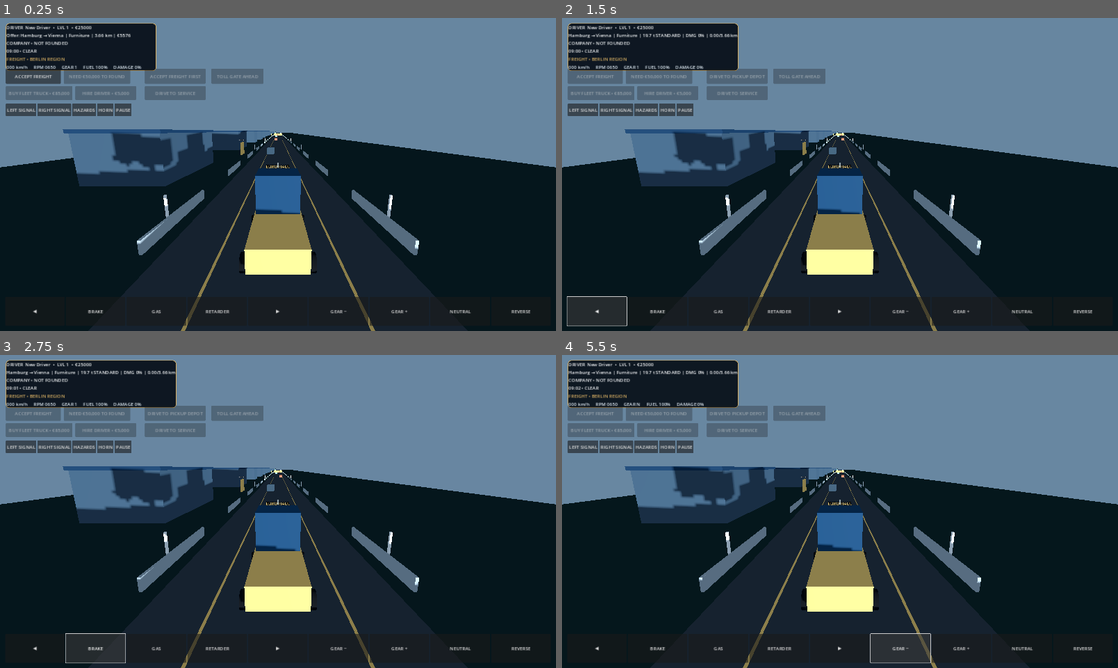
Above: before the commit, frames 1-4 (two rows, left to right).
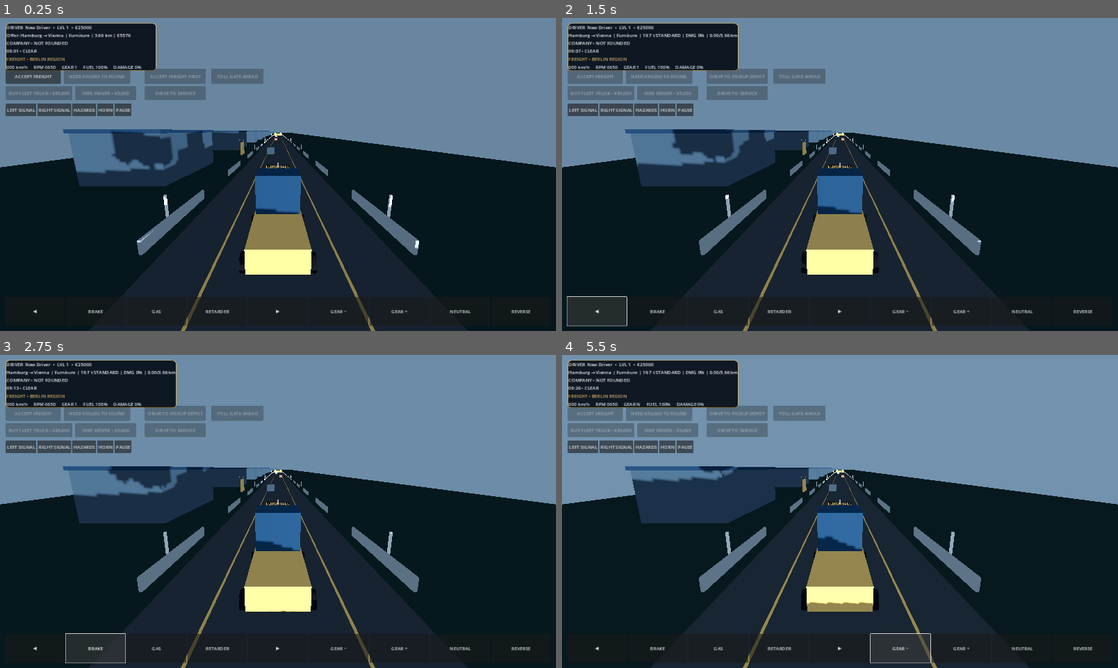
Above: after the commit, the same moments.

Repository: haseebop668-a11y/EURO-HAUL
Game: Godot game, scene res://Scenes/Main.tscn
Two runs of this game, one before a commit and one after it. Both use one fixed random seed, a clock stepped at 60 frames per second and the inputs below.
Inputs:
- Up to frame 1 (0.25 s): no input
- Up to frame 2 (1.5 s): click "ACCEPT FREIGHT" at 0.5 s; click "◀" at 1.25 s
- Up to frame 3 (2.75 s): click "BRAKE" at 2 s
- Up to frame 4 (5.5 s): click "GAS" at 2.75 s; click "RETARDER" at 3.5 s; click "▶" at 4.25 s; click "GEAR −" at 5 s

The runs differ from the first frame. In frame 1, 0.4% of the frame differs, in the area x 2-76%, y 10-81%; in frame 2, 1.2%; in frame 3, 1.6%; in frame 4, 2.2%, in the area x 2-76%, y 10-82%.

Commit message:
tune: align accelerated day night cycle with company simulation day

Diff:
--- a/Godot/Scripts/world_environment_controller.gd
+++ b/Godot/Scripts/world_environment_controller.gd
@@ -10,7 +10,7 @@
 const WEATHER_STATES := ["CLEAR", "CLOUDY", "FOG"]
 
 func _process(delta: float) -> void:
-	time_of_day_hours = fmod(time_of_day_hours + maxf(0.0, delta) / 120.0, 24.0)
+	time_of_day_hours = fmod(time_of_day_hours + maxf(0.0, delta) / 12.5, 24.0)
 	_weather_elapsed += maxf(0.0, delta)
 	if _weather_elapsed >= 300.0:
 		var periods := int(floor(_weather_elapsed / 300.0))
